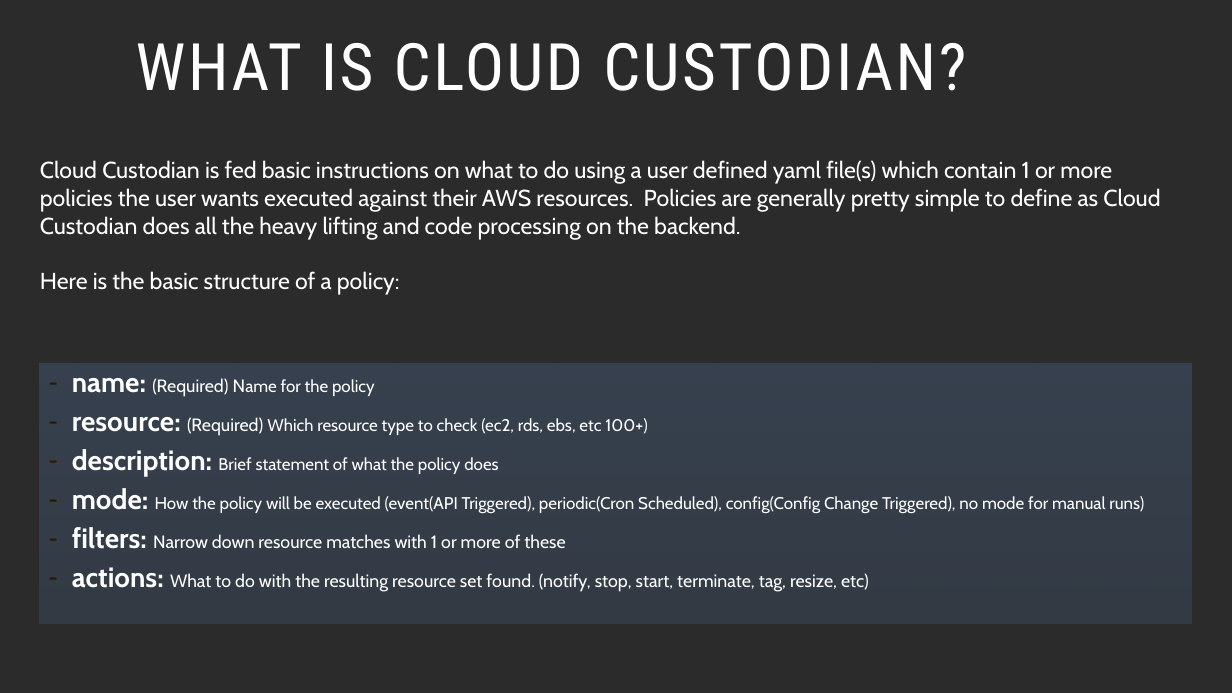
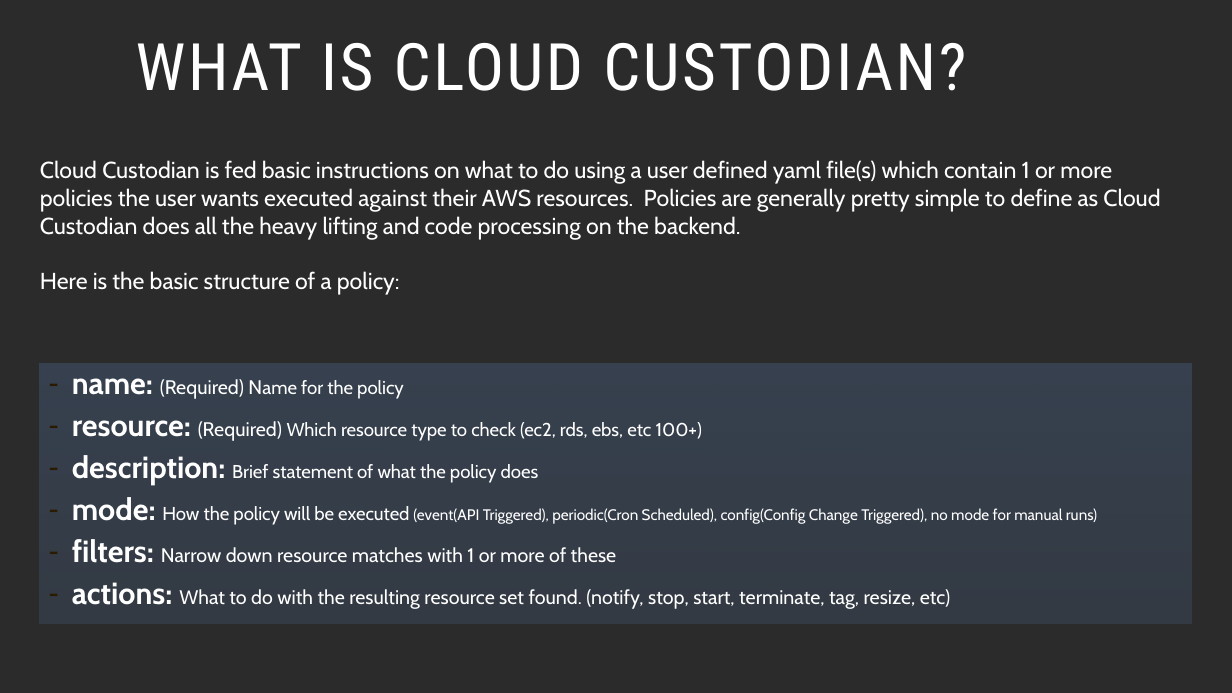
Before and after one commit to jtroberts83/Cloud-Custodian, a slide deck: slide 4 of PowerPoint-Presentation/Shareable-Cloud-Custodian-PowerPoint.pptx (slide 3 before the commit). Drawn at 1232x693 pixels with LibreOffice and Linux fonts; fonts in the diff are those of the drawing; background and template pictures are left out; a plain dark background stands for a picture behind light text. Boxes give left, top, right and bottom in pixels: in the first picture for what was removed or moved away, otherwise in the second. Text is boxed around its words. In the diff, an @@ line names an element or a change of style, - is before the commit and + after.

Commit message:
Added new slide and fixed a couple formatting issues

```diff
--- a/PowerPoint-Presentation/Shareable-Cloud-Custodian-PowerPoint.pptx
+++ b/PowerPoint-Presentation/Shareable-Cloud-Custodian-PowerPoint.pptx
@@ text "name: (Required) Name for the ..." at box(40, 364, 1192, 624): size 21.7 to 23.8 pt in "name:", "resource:", "description:", "mode:" and 2 more places; size 13.9 to 15.3 pt in "(Required) Name", "(Required)", "Narrow down resource matches with 1 or ...", "What to do with the resulting resource ..."; size 13.2 to 14.4 pt in "Name for the policy", "Which resource type to check (ec2, rds, ...", "Brief statement of what the policy does", "How the policy will be executed"; size 13.2 to 11.9 pt in "(event(API Triggered), periodic(Cron Scheduled), config(Conf ..." @@
```
Also in this commit, not shown: 4 other slides changed, 1 slide added.
